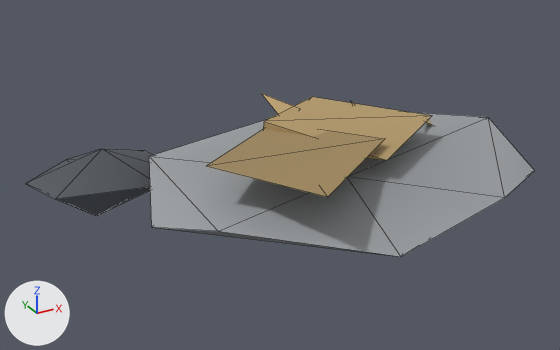
Two versions of the glTF model sketches/core-loop/assets/models/park/props/crown/lost_glove_a_lod2.glb, one commit apart.
Both versions are drawn from a 50 mm camera at (-0.602, -1.015, 0.57) aimed at (-0.041, 0.004, 0.06). Lighting does not change. The marker at lower left points along +X, +Y and +Z. The first picture is the older version. Mesh edges are drawn as thin lines. Where no turn or scale is listed for an object, it has been applied to the vertices. Vertices at exactly the same position are counted once.

Names of what the first picture shows: 'Surface.001'.
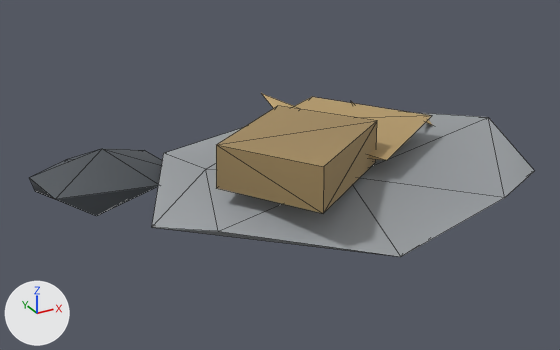
Where the change shows, as pixel boxes (x1, y1, x2, y2) in the pictures (560 x 350 px):
'Surface.001', reshaped: before (25, 93, 534, 257); after (30, 93, 534, 257)
part 1 of me_surface_002, deleted (brown): before (207, 129, 385, 197)
part 2 of me_surface_002, built on: before (25, 119, 309, 231); after (30, 106, 377, 231)

The change, as a diff of the scene's bpy script:
```diff
--- a/sketches/core-loop/assets/models/park/props/crown/lost_glove_a_lod2.glb.py
+++ b/sketches/core-loop/assets/models/park/props/crown/lost_glove_a_lod2.glb.py
@@ me_surface_002 @@
 # used by ob_surface_001; location = (0.0, 0.0, 0.0)
-me_surface_002.from_pydata(...)  # 45 vertices, 49 faces; spans x -0.406..0.412, y -0.282..0.273, z 0.0..0.158
+me_surface_002.from_pydata(...)  # 52 vertices, 63 faces; spans x -0.399..0.412, y -0.282..0.273, z 0.0..0.182
+# me_surface_002 part 1: the loose piece of 4 vertices spanning x -0.217..0.064, y -0.255..0.03, z 0.143..0.152 is deleted
+# me_surface_002 part 2
+# 1 vertex is removed from x -0.406, y 0.211, z 0.043
+# 7 faces are deleted
+# 2 vertices move from x -0.218..-0.036, y 0.132..0.221, z 0.025..0.082 to x -0.174..0.103, y -0.002..0.161, z 0.016..0.101
+# 12 vertices are added at x -0.399..0.05, y -0.24..0.216, z 0.023..0.182
+# 25 new faces join them
 me_surface_002.materials.append(mat_paint)
```
